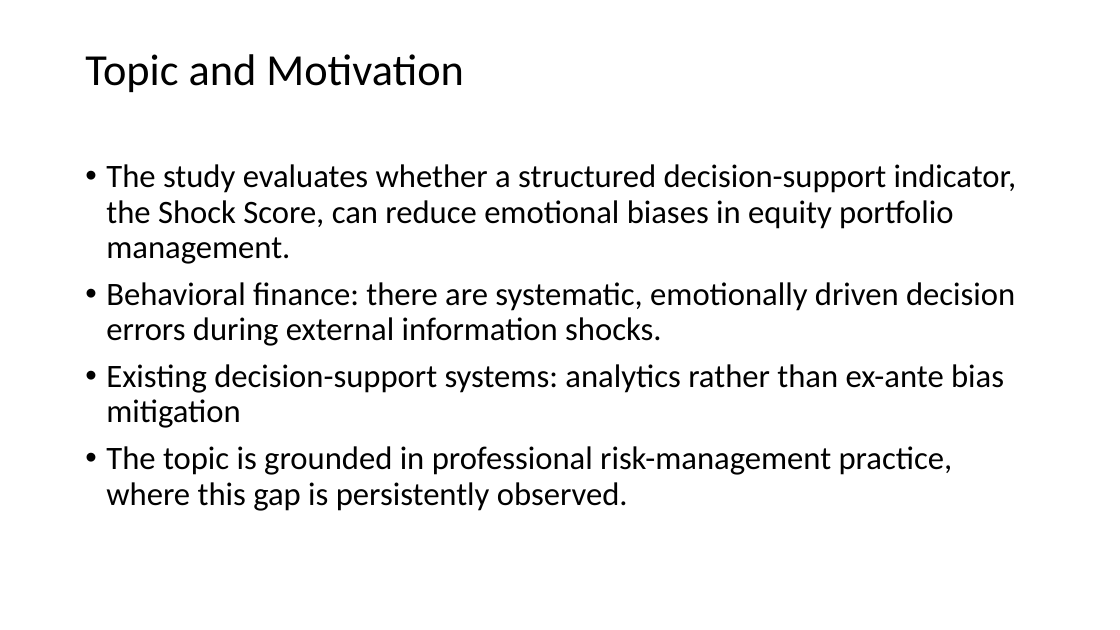
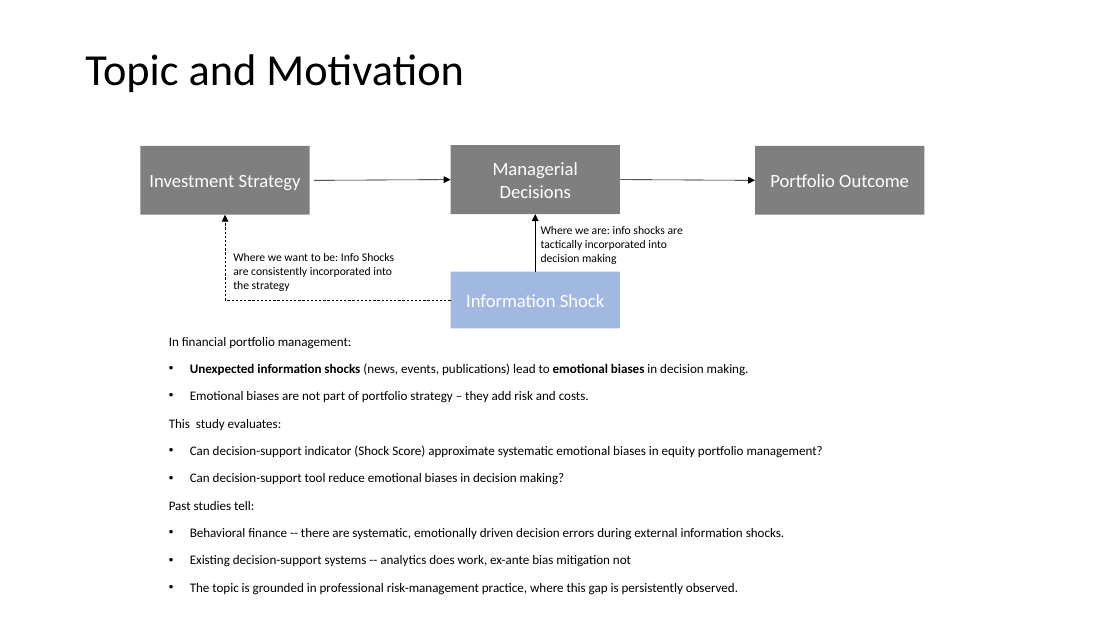
Before and after one commit to Amarows/thesis, a slide deck: slide 2 of documents/aliaksei_malashonak_sbs_thesis_defence.pptx. Drawn at 1120x630 pixels with LibreOffice and Linux fonts; fonts in the diff are those of the drawing; background and template pictures are left out. Boxes give left, top, right and bottom in pixels: in the first picture for what was removed or moved away, otherwise in the second. Text is boxed around its words. In the diff, an @@ line names an element or a change of style, - is before the commit and + after.

```diff
--- a/documents/aliaksei_malashonak_sbs_thesis_defence.pptx
+++ b/documents/aliaksei_malashonak_sbs_thesis_defence.pptx
@@ rectangle added at bbox=[140, 146, 310, 215], fill #000000 at 50% opacity, 16 pt, text #FFFFFF @@
+Investment Strategy
@@ rectangle added at bbox=[450, 145, 620, 214], fill #000000 at 50% opacity, 16 pt, text #FFFFFF @@
+Managerial Decisions
@@ rectangle added at bbox=[755, 146, 925, 215], fill #000000 at 50% opacity, 16 pt, text #FFFFFF @@
+Portfolio Outcome
@@ arrow added from (313, 181) to (450, 180), #000000 0.5 pt @@
@@ arrow added from (620, 180) to (755, 181), #000000 0.5 pt @@
@@ elbow arrow added from (450, 300) to (225, 215), #000000 0.5 pt dashed @@
@@ arrow added from (535, 271) to (535, 214), #000000 0.5 pt @@
@@ text added at bbox=[541, 226, 683, 264], 10 pt, text #000000 @@
+Where we are: info shocks are tactically incorporated into decision making
@@ text added at bbox=[233, 253, 394, 291], 10 pt, text #000000 @@
+Where we want to be: Info Shocks are consistently incorporated into the strategy
@@ rectangle added at bbox=[450, 271, 620, 329], fill #4472C4 at 50% opacity, 16 pt, text #FFFFFF @@
+Information Shock
@@ text "In financial portfolio management:": place and size @@
-text "In financial portfolio management:" at bbox=[106, 164, 1017, 511]
+text "In financial portfolio management:" at bbox=[169, 337, 823, 595]
@@ text at bbox=[169, 337, 823, 567]: text changed; size 28 to 11.2 pt @@
-• The study evaluates whether a structured decision-support indicator, the Shock Score, can reduce emotional biases in equity portfolio management.
-• Behavioral finance: there are systematic, emotionally driven decision errors during external information shocks.
-• Existing decision-support systems: analytics rather than ex-ante bias mitigation
+In financial portfolio management:
+• Unexpected information shocks (news, events, publications) lead to emotional biases in decision making.
+• Emotional biases are not part of portfolio strategy – they add risk and costs.
+This study evaluates:
+• Can decision-support indicator (Shock Score) approximate systematic emotional biases in equity portfolio management?
+• Can decision-support tool reduce emotional biases in decision making?
+Past studies tell:
+• Behavioral finance -- there are systematic, emotionally driven decision errors during external information shocks.
+• Existing decision-support systems -- analytics does work, ex-ante bias mitigation not
@@ text at bbox=[190, 583, 738, 595]: size 28 to 11.2 pt in "The topic is grounded in professional risk-management ..."; line spacing 0.9 to 1 @@
```
Also in this commit, not shown: 18 other slides changed, 5 slides added, 1 slide removed.
